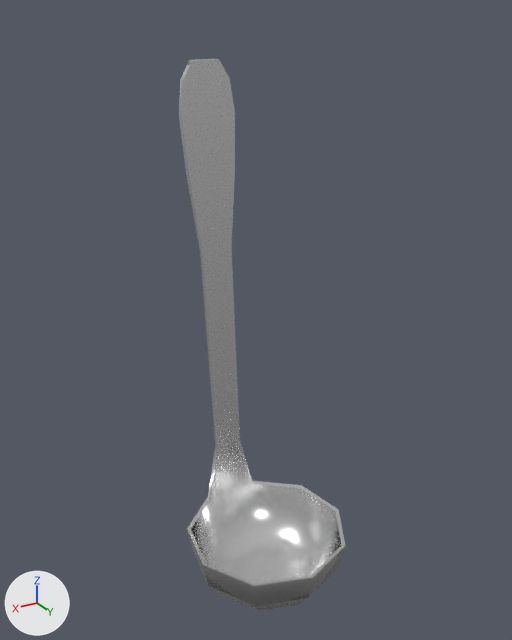
What one commit did to the glTF model project/assets/models/Ladle.glb.
Before and after are seen from a 50 mm camera at (0.541, 0.889, 0.91) aimed at (-0.023, -0.053, 0.439). Lighting does not change. The marker at lower left points along +X, +Y and +Z. Where no turn or scale is listed for an object, it has been applied to the vertices. Vertices at the same position are counted once.
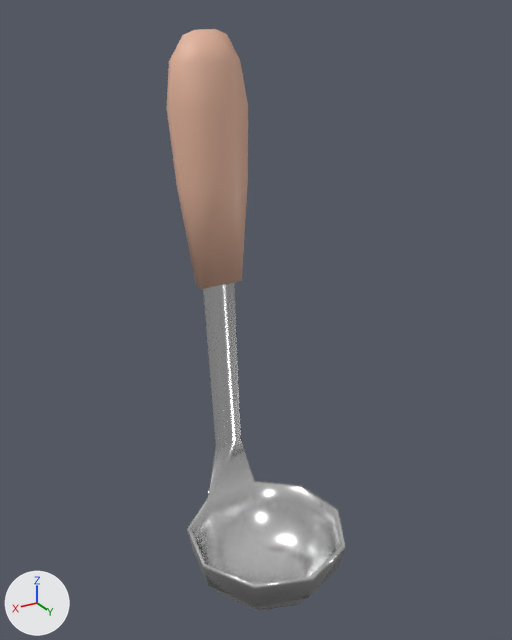
Where the newer file only moved an object's origin or applied its transform, the numbers keep the older frame.

Boxes [x1, y1, x2, y2] around the edits, measured in the pictures (512 x 640 px):
'Cylinder.001', reshaped
    before: [179, 59, 345, 611]
    after: [187, 283, 345, 611]
'Cylinder.002', added (beige)
    after: [167, 29, 248, 289]
part 1 of me_cylinder_001, cut back
    before: [179, 59, 316, 574]
    after: [187, 283, 316, 574]

What the commit changed:
Material 'LadleHandle' (mat_ladlehandle) is new.
Its base color is (0.8, 0.474, 0.347) (beige #e7b79f).
me_cylinder_001 is used by ob_cylinder_001; location (-0.015, 0.0, 0.042).
me_cylinder_001 had 116 vertices, 226 faces and spanned x -0.144..0.144, y -0.203..0.146, z -0.114..0.802.
me_cylinder_001 now has 98 vertices, 190 faces and spans x -0.144..0.144, y -0.178..0.146, z -0.114..0.488.
Part 1, on me_cylinder_001:
21 vertices are removed from x -0.052..0.052, y -0.203..-0.131, z 0.002..0.802.
80 faces are deleted.
3 vertices move from x -0.048..0.048, y -0.141..-0.131, z 0.002..0.108 to x -0.052..0.052, y -0.141..-0.131, z 0.002..0.108.
3 vertices are added at (0.027, -0.141, 0.108), (-0.031, -0.172, 0.487), (0.031, -0.172, 0.487).
44 new faces join them.
Mesh me_cylinder_002 is new.
It has 40 vertices, 76 faces and spans x -0.07..0.07, y -0.041..0.045, z -0.252..0.166.
It uses material mat_ladlehandle (beige #e7b79f).
Object 'Cylinder.002' (ob_cylinder_002) is new; it shows me_cylinder_002.
Its location is (-0.015, -0.19, 0.723).
